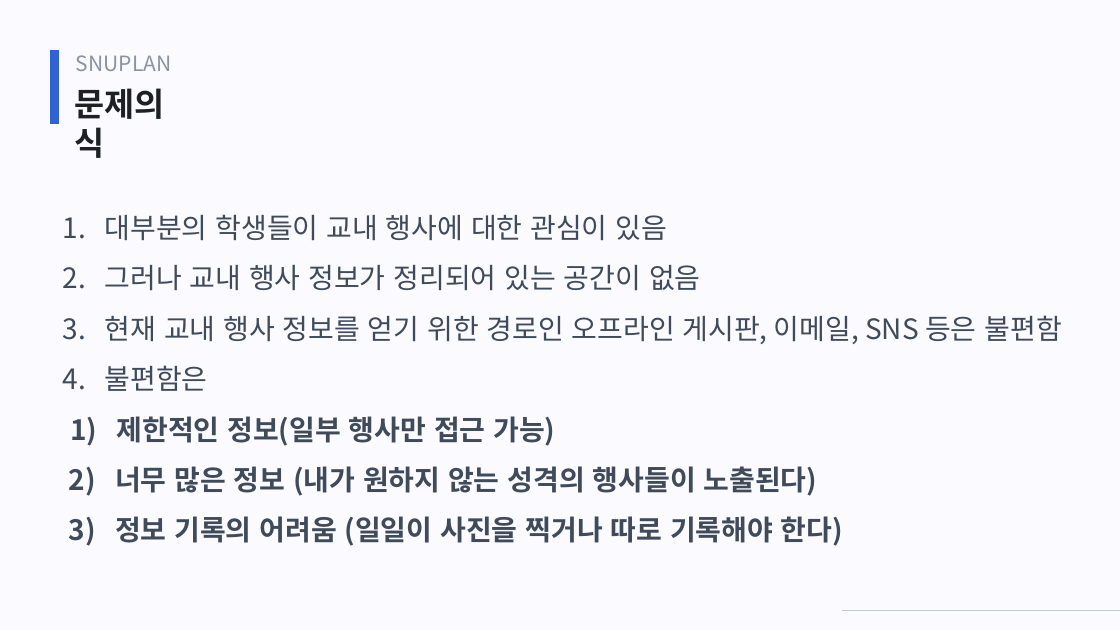
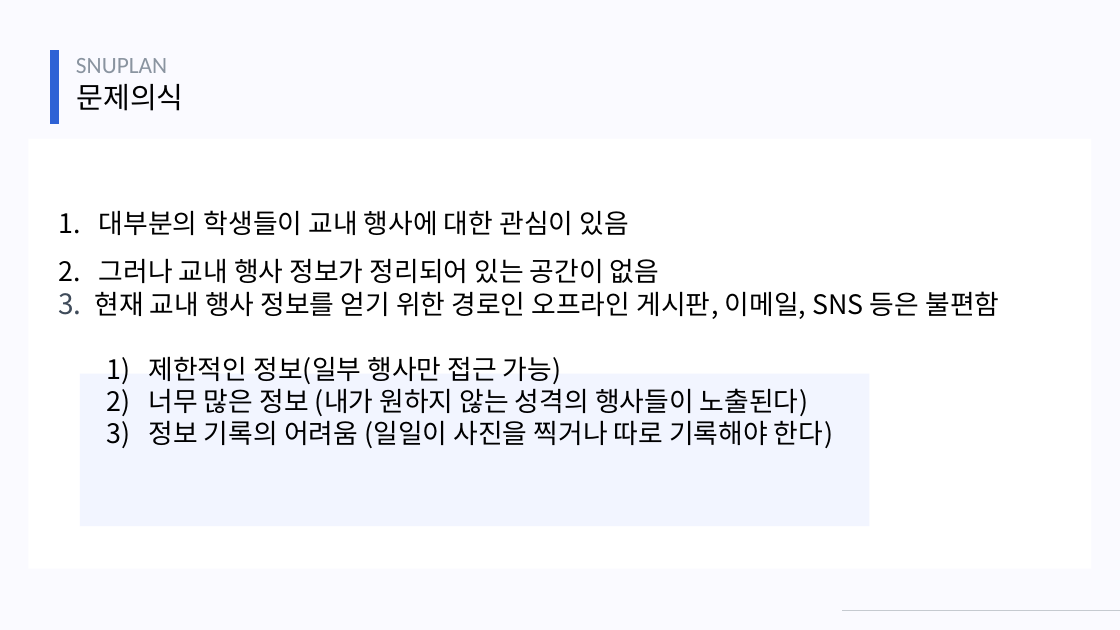
Before and after one commit to webprogrammingteam7/Static, a slide deck: slide 8 of SNUPLAN_staticpage.pptx. Drawn at 1120x630 pixels with LibreOffice and Linux fonts; fonts in the diff are those of the drawing. Boxes give left, top, right and bottom in pixels: in the first picture for what was removed or moved away, otherwise in the second. Text is boxed around its words. In the diff, an @@ line names an element or a change of style, - is before the commit and + after.

```diff
--- a/SNUPLAN_staticpage.pptx
+++ b/SNUPLAN_staticpage.pptx
@@ text "SNUPLAN" at (76, 58, 167, 73): size 18 to 20 pt, font Noto Sans CJK KR to Calibri @@
@@ text "문제의식" at (77, 84, 184, 111): size 28 to 25 pt, text colour #1D2024 to #000000, bold off @@
@@ rectangle added at (29, 139, 1091, 569), fill #FFFFFF @@
@@ text at (58, 210, 999, 448): size 24 to 23 pt, text colour #3F4B5A to #000000 in "1. 대부분의 학생들이 교내 행사에 대한 관심이 ...", "그러나 교내 행사 정보가 정리되어 있는 공간이 ...", "현재 교내 행사 정보를 얻기 위한 경로인 ...", "2) 너무 많은 정보 (내가 원하지 않는 ..." and 1 more places; bold off in "2) 너무 많은 정보 (내가 원하지 않는 ...", "3) 정보 기록의 어려움 (일일이 사진을 찍거나 ..."; indent changed; line spacing 1.5 to 1; list level 1 to 2 in "2) 너무 많은 정보 (내가 ..."; list level 1 to 2 in "3) 정보 기록의 어려움 (일일이 ..." @@
@@ text at (106, 356, 562, 384): text changed; size 24 to 23 pt; text colour #3F4B5A to #000000; bold off @@
-4. 불편함은
-1) 제한적인 정보(일부 행사만 접근 가능)
+    1) 제한적인 정보(일부 행사만 접근 가능)
@@ rectangle added at (80, 374, 870, 527), fill #F2F5FF @@
```
Also in this commit, not shown: 12 other slides changed, 1 other file.
